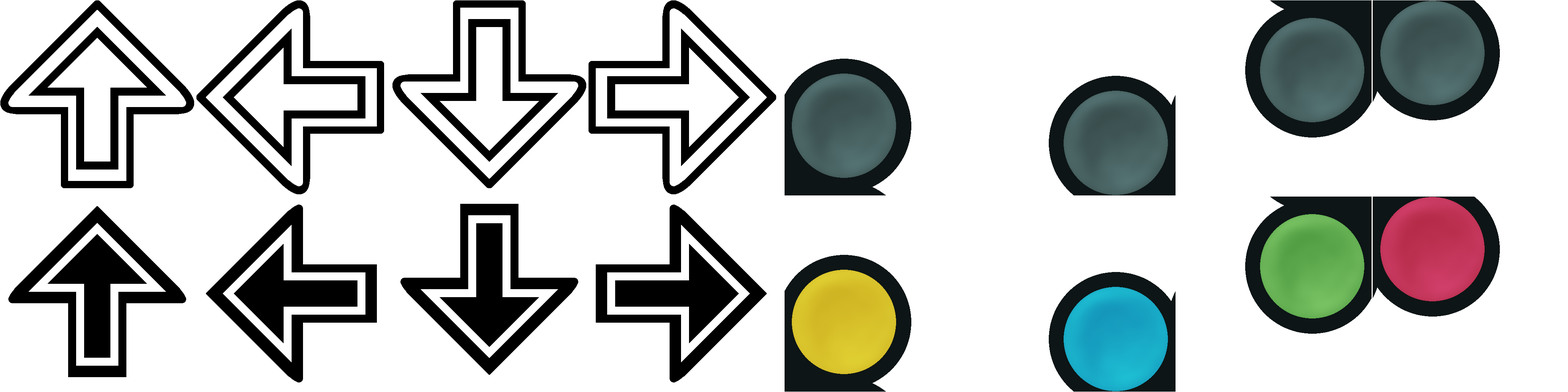
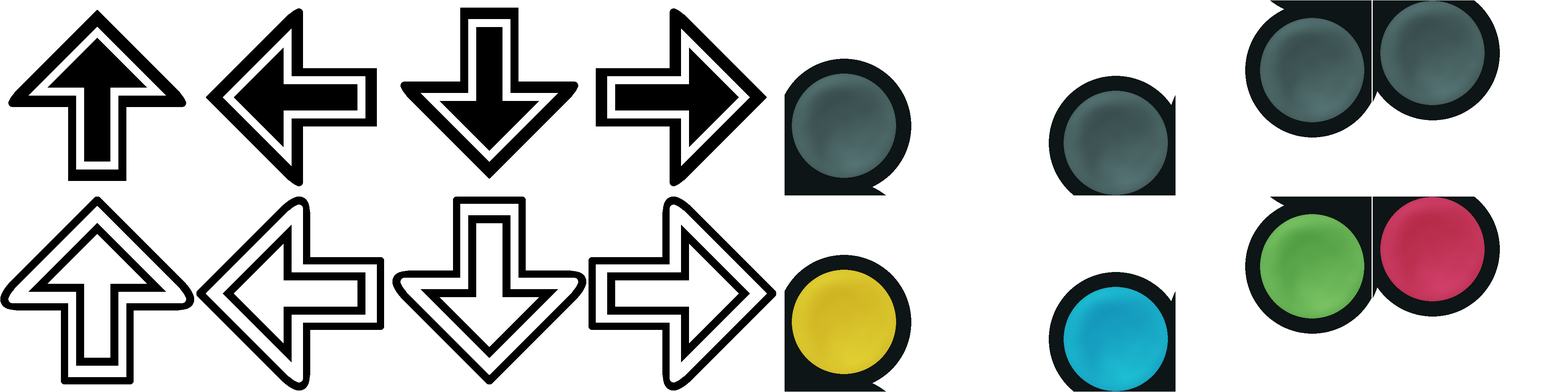
Layers edited between the first and the second (1568, 392) image:
added group "512_arrows_r copy" with 12 layers in group "Arrows" over (x1=0, y1=0, x2=777, y2=391)
added group "512_U #2" with 2 layers in group "512_arrows_r copy" over (x1=0, y1=0, x2=195, y2=385)
added layer "512_U #3" in group "512_U #2" over (x1=0, y1=0, x2=195, y2=189)
added layer "512_Ui #1" in group "512_U #2" over (x1=0, y1=196, x2=195, y2=385)
added group "512_L #2" with 2 layers in group "512_arrows_r copy" over (x1=196, y1=0, x2=385, y2=391)
added layer "512_L #3" in group "512_L #2" over (x1=196, y1=0, x2=385, y2=195)
added layer "512_Li #1" in group "512_L #2" over (x1=196, y1=196, x2=385, y2=391)
added group "512_D #2" with 2 layers in group "512_arrows_r copy" over (x1=392, y1=0, x2=587, y2=385)
added layer "512_D #3" in group "512_D #2" over (x1=392, y1=0, x2=587, y2=189)
added layer "512_Di #1" in group "512_D #2" over (x1=392, y1=196, x2=587, y2=385)
added group "512_R #2" with 2 layers in group "512_arrows_r copy" over (x1=588, y1=0, x2=777, y2=391)
added layer "512_R #3" in group "512_R #2" over (x1=588, y1=0, x2=777, y2=195)
added layer "512_Ri #1" in group "512_R #2" over (x1=588, y1=196, x2=777, y2=391)
hid group "512_arrows" (12 layers) over (x1=0, y1=0, x2=777, y2=391)
